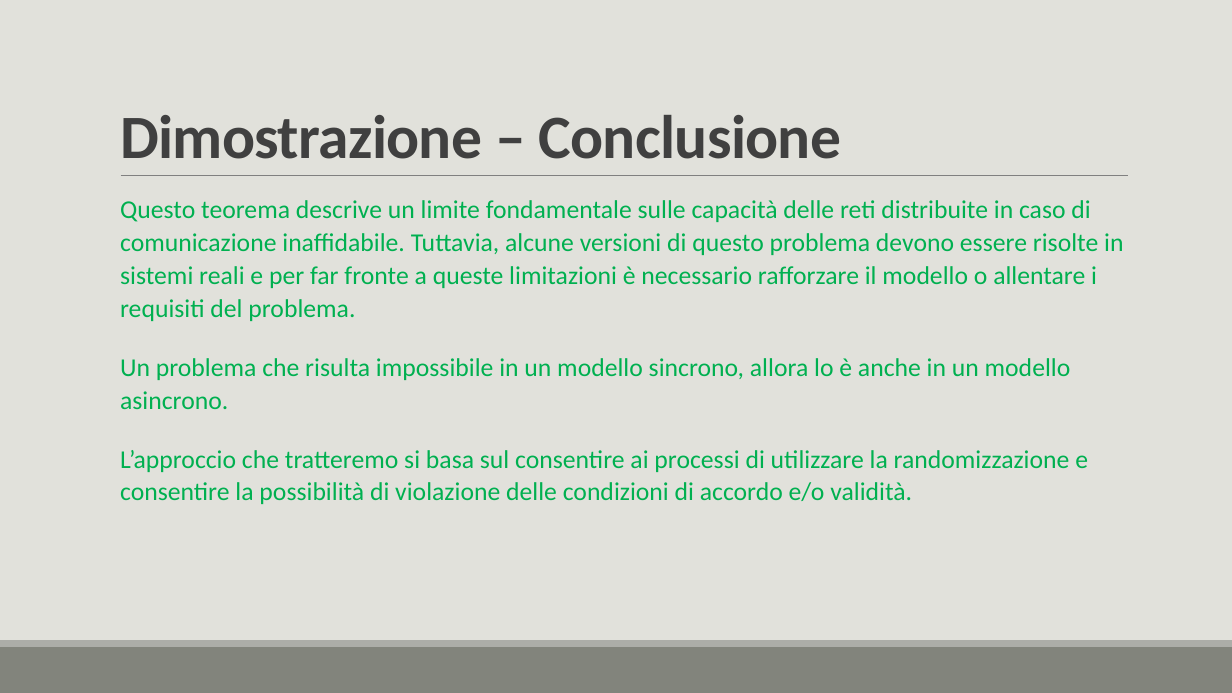
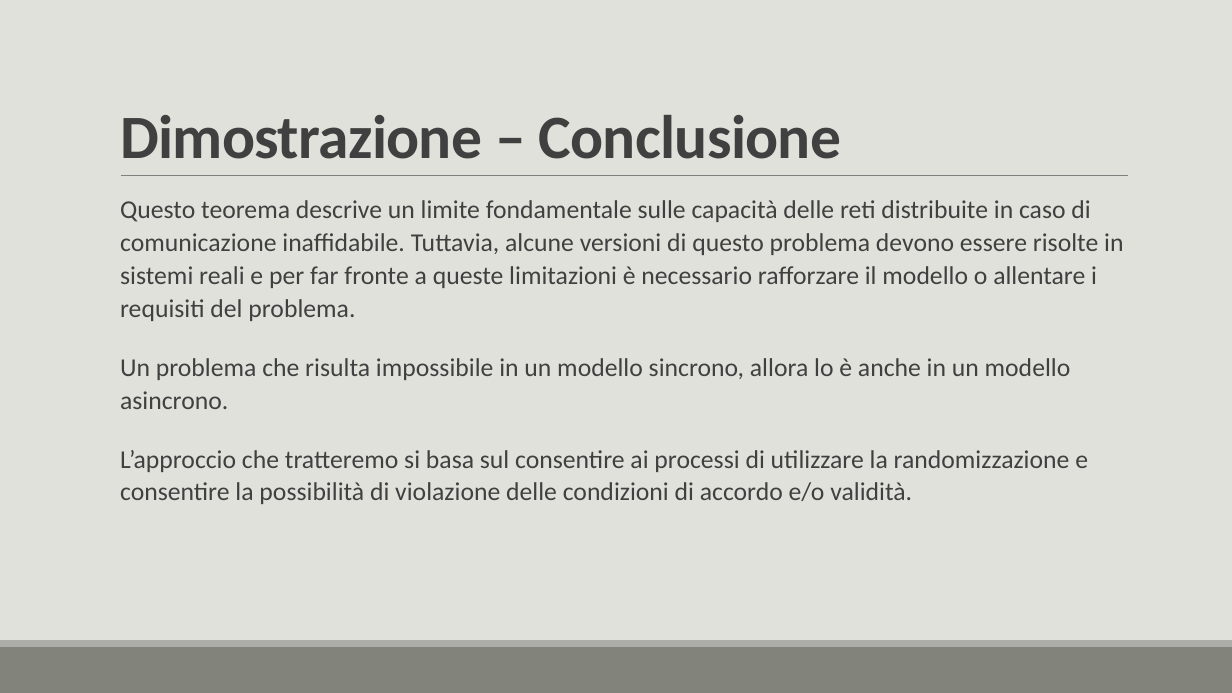
Before and after one commit to lory9894University/mcad, a slide deck: slide 21 of Prensentazione_V2.pptx. Drawn at 1232x693 pixels with LibreOffice and Linux fonts; fonts in the diff are those of the drawing. Boxes give left, top, right and bottom in pixels: in the first picture for what was removed or moved away, otherwise in the second. Text is boxed around its words. In the diff, an @@ line names an element or a change of style, - is before the commit and + after.

```diff
--- a/Prensentazione_V2.pptx
+++ b/Prensentazione_V2.pptx
@@ text "Questo teorema descrive un limite ..." at (120, 200, 1123, 504): text colour #00B050 to #404040 @@
```
Also in this commit, not shown: 4 other slides changed, 2 slides added, 1 slide removed.
